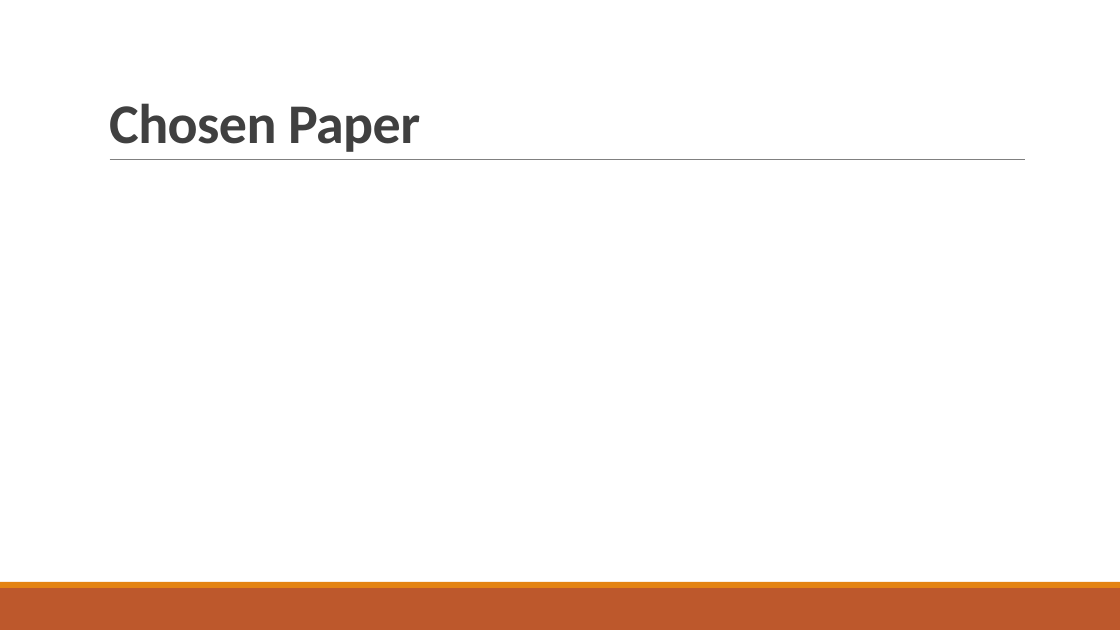
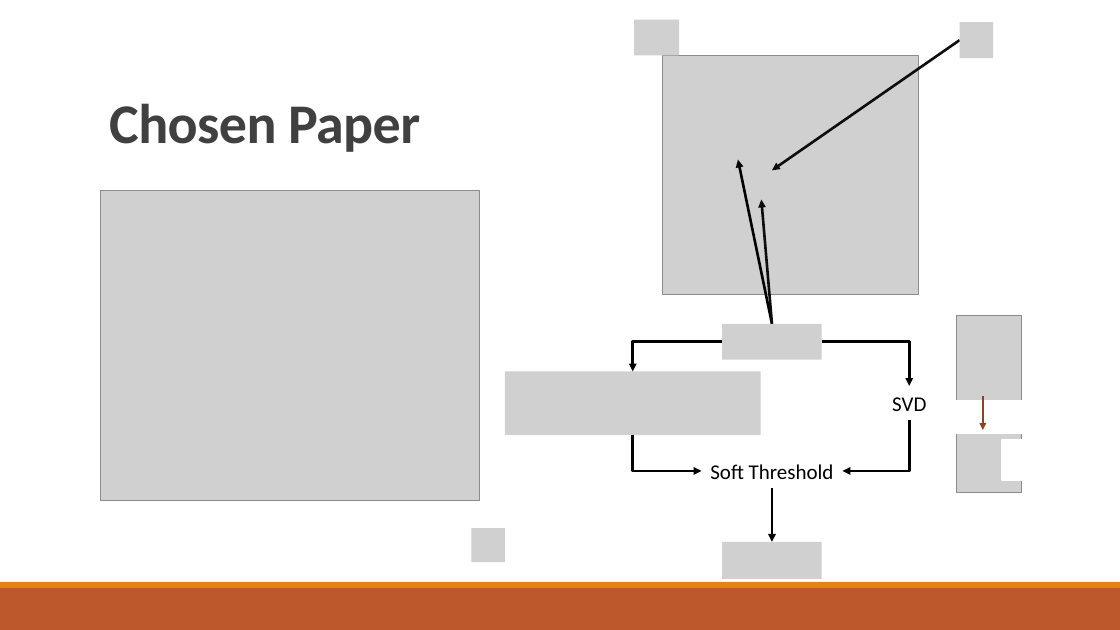
Before and after one commit to roy-hachnochi/WNNM-Video-Denoising, a slide deck: slide 6 of Project Presentation.pptx. Drawn at 1120x630 pixels with LibreOffice and Linux fonts; fonts in the diff are those of the drawing; grey boxes stand for pictures. Boxes give left, top, right and bottom in pixels: in the first picture for what was removed or moved away, otherwise in the second. Text is boxed around its words. In the diff, an @@ line names an element or a change of style, - is before the commit and + after.

```diff
--- a/Project Presentation.pptx
+++ b/Project Presentation.pptx
@@ title "Chosen Paper": place and size @@
-title "Chosen Paper" at <box>109,103,420,152</box>
+title "Chosen Paper" at <box>101,26,1025,160</box>
@@ title "Chosen Paper" at <box>101,26,1025,160</box>: outline none to #FFFFFF 0.75 pt @@
@@ picture added at <box>634,19,680,55</box> @@
@@ picture added at <box>960,22,993,58</box> @@
@@ picture added at <box>663,55,919,294</box> @@
@@ arrow added from (960, 40) to (772, 171), #0D0D0D 2.25 pt @@
@@ arrow added from (772, 323) to (739, 160), #000000 2.25 pt @@
@@ picture added at <box>100,191,480,501</box> @@
@@ arrow added from (772, 323) to (761, 200), #0D0D0D 2.25 pt @@
@@ picture added at <box>723,323,823,360</box> @@
@@ picture added at <box>957,315,1023,493</box> @@
@@ elbow arrow added from (723, 342) to (633, 371), #000000 2.25 pt @@
@@ elbow arrow added from (822, 342) to (909, 386), #000000 2.25 pt @@
@@ picture added at <box>505,371,760,435</box> @@
@@ text added at <box>892,397,926,411</box>, 18 pt, text #000000 @@
+SVD
@@ rectangle added at <box>955,401,1023,434</box>, fill #FFFFFF, outline #FFFFFF 1.25 pt @@
@@ arrow added from (983, 397) to (983, 430), #8E4221 1.25 pt @@
@@ elbow arrow added from (633, 435) to (702, 471), #000000 2.25 pt @@
@@ elbow arrow added from (909, 420) to (843, 471), #000000 2.25 pt @@
@@ rectangle added at <box>1002,440,1024,480</box>, fill #FFFFFF, outline #FFFFFF 1.25 pt @@
@@ text added at <box>710,464,834,479</box>, 18 pt, text #000000 @@
+Soft Threshold
@@ elbow arrow added from (772, 488) to (772, 542), #000000 2.25 pt @@
@@ picture added at <box>471,528,505,562</box> @@
@@ picture added at <box>723,542,823,579</box> @@
```
Also in this commit, not shown: 1 other slide changed, 1 other file.
